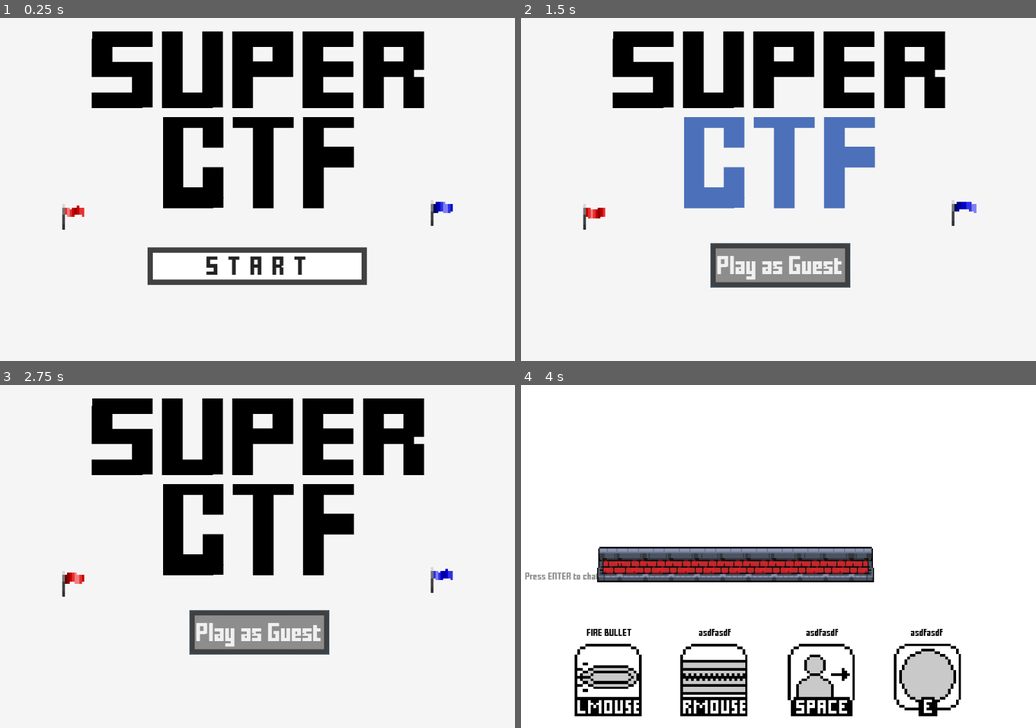
Above: before the commit, frames 1-4 (two rows, left to right).
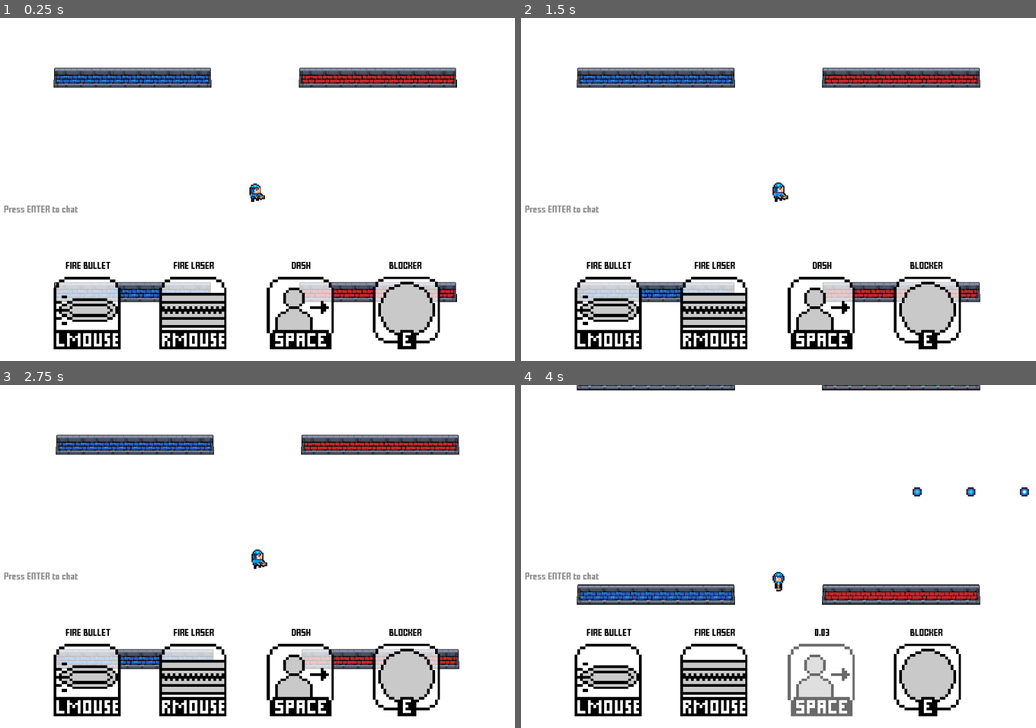
Above: after the commit, the same moments.

Repository: MarshallJDem/SuperCTF
Game: Godot game, scene res://TitleScreen.tscn
The game is run twice, just before and just after one commit, with the same random seed, the same clock (stepped at 60 frames per second) and the same inputs. Sound files missing from this copy of the repository are replaced by a short silence.
Inputs (mouse positions are in pixels of both pictures, inside the frame that each line leads up to):
- Up to frame 1 (0.25 s): no input
- Up to frame 2 (1.5 s): click (778, 264) at 0.5 s, where only the run before the commit has a clickable "START"; click (778, 264) at 1.25 s, where only the run before the commit has a clickable "Play as Guest"
- Up to frame 3 (2.75 s): click (257, 631) at 2 s, where only the run before the commit has a clickable "Play as Guest"
- Up to frame 4 (4 s): tap Enter at 2.75, 2.85 s; move the mouse to (891, 539) at 2.77 s; hold Right 2.78-3.53 s; click (891, 539) at 2.92 s; tap Space at 3.02, 3.77 s; move the mouse to (675, 573) at 3.52 s; hold S from 3.53 s (still down); tap 2 at 3.6 s

The runs differ from the first frame. In frame 1, 29% of the frame differs, in the area x 0-89%, y 3-97%; in frame 2, 30%, in the area x 0-90%, y 3-97%; in frame 3, 30%; in frame 4, 12%.

Commit message:
Added muzzle flare

Diff:
--- a/GameContent/Main.tscn
+++ b/GameContent/Main.tscn
@@ -97,6 +97,9 @@
 bbcode_enabled = true
 scroll_active = false
 scroll_following = true
+__meta__ = {
+"_edit_use_anchors_": false
+}
 
 [node name="Score_Label" type="RichTextLabel" parent="UI_Layer"]
 anchor_right = 1.0
@@ -254,8 +257,9 @@
 
 [node name="ColorRect" type="ColorRect" parent="Environment/Node2D"]
 show_behind_parent = true
+margin_top = 2.61353
 margin_right = 7999.0
-margin_bottom = 2700.0
+margin_bottom = 2702.61
 __meta__ = {
 "_edit_use_anchors_": false
 }
--- /dev/null
+++ b/GameContent/Muzzle_Bullet.gd
@@ -0,0 +1,16 @@
+extends Node2D
+
+
+# Called when the node enters the scene tree for the first time.
+func _ready():
+	$Death_Timer.connect("timeout", self, "_death_timer_ended");
+
+func _process(delta):
+	var progress = 1.0 - $Death_Timer.time_left/$Death_Timer.wait_time;
+	var frame = int(progress * ($Sprite.hframes + 1)) - 1;
+	if frame >= $Sprite.hframes:
+		frame = $Sprite.hframes - 1;
+	$Sprite.frame = frame;
+
+func _death_timer_ended():
+	queue_free();
--- /dev/null
+++ b/GameContent/Muzzle_Bullet.tscn
@@ -0,0 +1,20 @@
+[gd_scene load_steps=3 format=2]
+
+[ext_resource path="res://Assets/Weapons/muzzle_bullet.png" type="Texture" id=1]
+[ext_resource path="res://GameContent/Muzzle_Bullet.gd" type="Script" id=2]
+
+[node name="Node2D" type="Node2D"]
+position = Vector2( 25.451, -3.03544 )
+z_index = -5
+script = ExtResource( 2 )
+
+[node name="Sprite" type="Sprite" parent="."]
+position = Vector2( 25.2558, -8.4921 )
+scale = Vector2( 1.5, 1.5 )
+texture = ExtResource( 1 )
+hframes = 7
+
+[node name="Death_Timer" type="Timer" parent="."]
+wait_time = 0.4
+one_shot = true
+autostart = true
--- a/GameContent/Player.gd
+++ b/GameContent/Player.gd
@@ -300,6 +300,7 @@
 		t.queue_free();
 		print("waited");
 
+	# Initialize Bullet
 	var bullet = load("res://GameContent/Bullet.tscn").instance();
 	bullet.position = pos;
 	bullet.direction = direction;
@@ -319,6 +320,11 @@
 		bullet.name = bullet.name + "-" + str(player_id) + "-" + str(bullets_shot);
 		print("Made: " + bullet.name);
 
+	# Muzzle Flair
+	var particles = load("res://GameContent/Muzzle_Bullet.tscn").instance();
+	add_child(particles);
+	particles.position = get_node("Bullet_Starts/" + String($Sprite_Top.frame % $Sprite_Top.hframes)).position;
+	particles.rotation = rotation;
 
 	return bullet;
 
--- a/GameContent/Player.tscn
+++ b/GameContent/Player.tscn
@@ -39,6 +39,7 @@
 texture = ExtResource( 2 )
 vframes = 4
 hframes = 8
+frame = 2
 
 [node name="Center_Pivot" type="Position2D" parent="."]
 script = ExtResource( 4 )
@@ -88,7 +89,7 @@
 position = Vector2( 21.754, -7.58 )
 
 [node name="2" type="Node2D" parent="Bullet_Starts"]
-position = Vector2( 26.857, 12.326 )
+position = Vector2( 36.977, 12.326 )
 
 [node name="3" type="Node2D" parent="Bullet_Starts"]
 position = Vector2( 20.74, 18.077 )
--- a/Globals.gd
+++ b/Globals.gd
@@ -24,7 +24,7 @@
 # Whether or not lasers should destroy bullets
 var lasers_destroy_bullets = true;
 # Whether to run in testing mode (for development uses)
-var testing = false;
+var testing = true;
 var forcefield_cooldown = 3;
 var lag_comp_headstart_dist = 75;
 
Binary file added: Assets/Weapons/muzzle_bullet.png
Not shown, added: Assets/Weapons/muzzle_bullet.png.import
